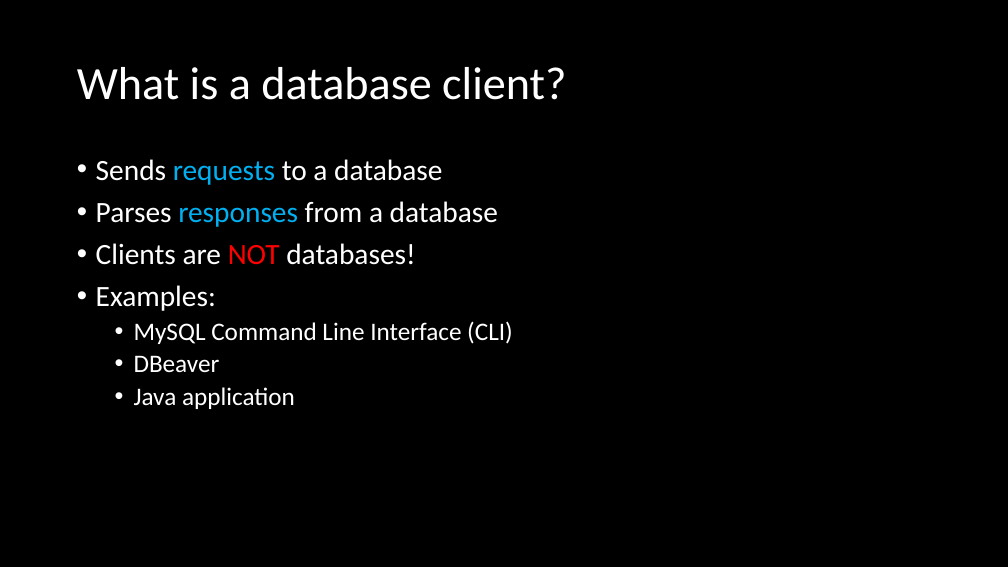
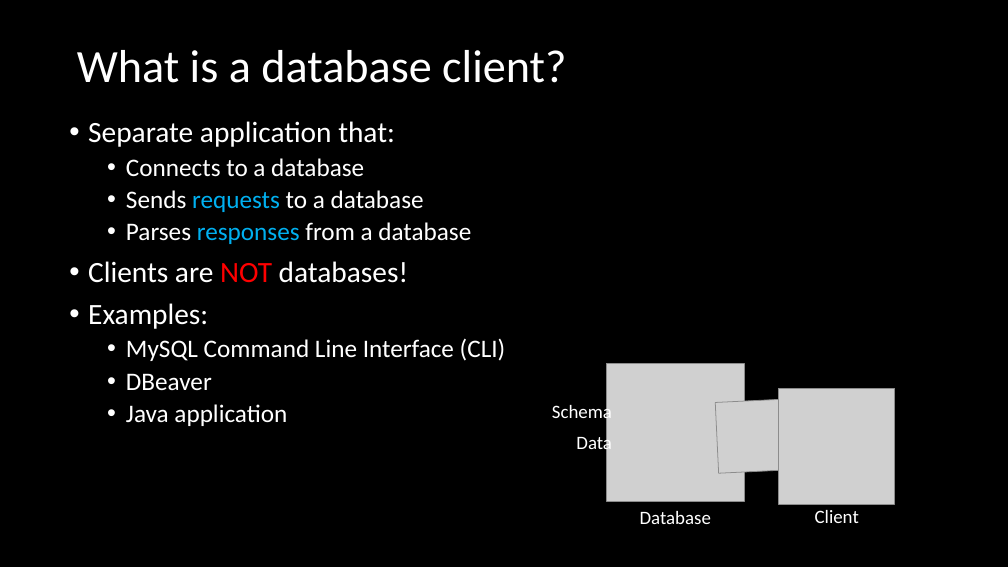
Before and after one commit to ckiefriter1/PT-BESD, a slide deck: slide 12 of Week7/W1.03. Project Tools.pptx (slide 6 before the commit). Drawn at 1008x567 pixels with LibreOffice and Linux fonts; fonts in the diff are those of the drawing; grey boxes stand for pictures. Boxes give left, top, right and bottom in pixels: in the first picture for what was removed or moved away, otherwise in the second. Text is boxed around its words. In the diff, an @@ line names an element or a change of style, - is before the commit and + after.

```diff
--- a/Week7/W1.03. Project Tools.pptx
+++ b/Week7/W1.03. Project Tools.pptx
@@ title "What is a database client?": place and size @@
-title "What is a database client?" at [77,67,566,100]
+title "What is a database client?" at [77,50,566,83]
@@ text "Separate application that:": place and size @@
-text "Separate application that:" at [96,159,513,409]
+text "Separate application that:" at [88,121,506,426]
@@ text at [88,121,395,177]: paragraphs added @@
+• Separate application that:
+  • Connects to a database
@@ text at [126,190,471,244]: size 28 to 24 pt in "Sends requests to a database", "Parses responses from a database"; list level 1 to 2 in "Sends requests to a database"; list level 1 to 2 in "Parses responses from a database" @@
@@ picture added at [606,364,744,501] @@
@@ picture added at [779,389,895,504] @@
@@ text added at [552,403,612,424], 18 pt, text #FFFFFF @@
+Schema
@@ picture added at [715,399,790,474] @@
@@ text added at [576,434,612,455], 18 pt, text #FFFFFF @@
+Data
@@ text added at [640,511,711,524], 18 pt, text #FFFFFF @@
+Database
@@ text added at [815,510,859,523], 18 pt, text #FFFFFF @@
+Client
```
Also in this commit, not shown: 2 other slides changed, 1 slide added, 1 slide removed, 5 other files.
